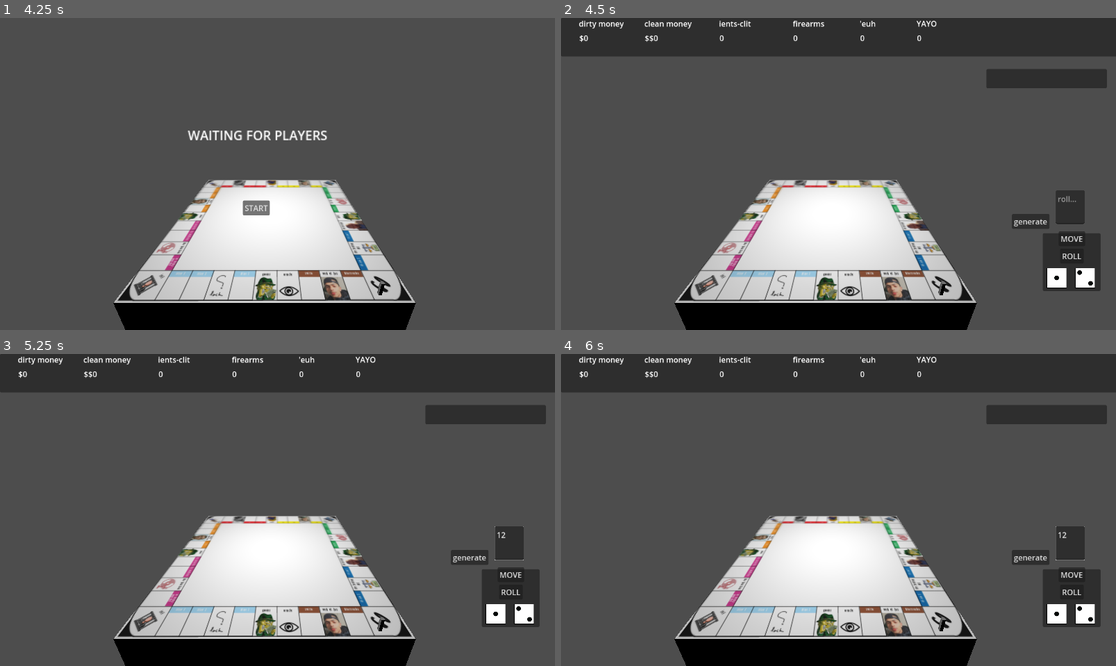
Above: before the commit, frames 1-4 (two rows, left to right).
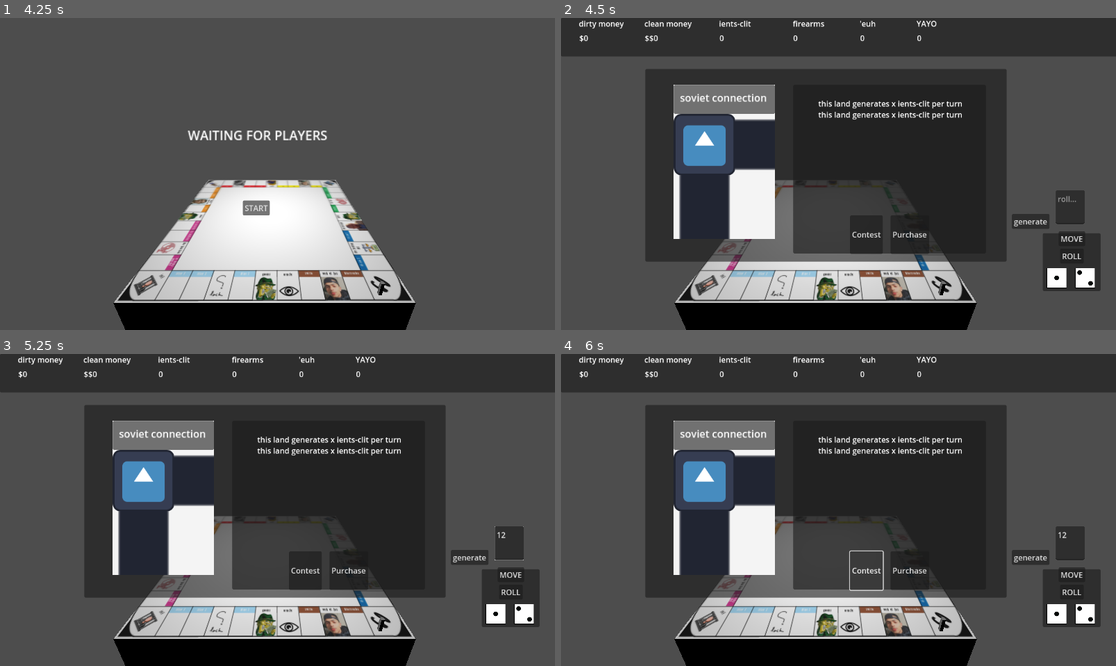
Above: after the commit, the same moments.

Repository: Khalil-Khe1/multiplayer_godot4
Game: Godot game, scene res://scenes/game.tscn
Two runs of this game, one before a commit and one after it. Both use one fixed random seed, a clock stepped at 60 frames per second and the inputs below. The engine's default icon, where the game draws it, is replaced by a stand-in: a white triangle on a blue panel in a dark square.
Inputs (mouse positions are in pixels of both pictures, inside the frame that each line leads up to):
- Up to frame 1 (4.25 s): click (61, 74) at 0.52 s; type "Alex" at 0.6 s; click "ttt" at 1.25 s; click "ttt" at 2 s; click "ttt" at 2.75 s; click "HOST" at 3.5 s
- Up to frame 2 (4.5 s): click "START" at 4.25 s
- Up to frame 3 (5.25 s): click (510, 544) at 5.02 s; type "12" at 5.1 s
- Up to frame 4 (6 s): click (866, 569) at 5.75 s, where only the run after the commit has a clickable "Contest"

Frame 1 is identical in both runs. In frame 2, 39% of the frame differs, in the area x 15-99%, y 16-79%; in frame 3, 39%; in frame 4, 39%.

Commit message:
base land ui panel

Diff:
--- a/pnl_sim/scenes/game.tscn
+++ b/pnl_sim/scenes/game.tscn
@@ -1,13 +1,17 @@
-[gd_scene load_steps=8 format=3 uid="uid://diq1m6b8dbkts"]
+[gd_scene load_steps=10 format=3 uid="uid://diq1m6b8dbkts"]
 
 [ext_resource type="Texture2D" uid="uid://lbo5ywx06662" path="res://pnlsim_board.png" id="1_77oa0"]
 [ext_resource type="Script" path="res://scripts/server.gd" id="1_gicwe"]
 [ext_resource type="Texture2D" uid="uid://cw0jjtykb227" path="res://resources/dice/d1.png" id="2_5lb6x"]
 [ext_resource type="Texture2D" uid="uid://pct0rtk2wkjx" path="res://resources/dice/d2.png" id="3_kajnb"]
 [ext_resource type="Script" path="res://scripts/game_controller.gd" id="4_8r5b8"]
+[ext_resource type="Texture2D" uid="uid://vekqk0tmouwd" path="res://icon.svg" id="4_fbyrt"]
 
 [sub_resource type="Theme" id="Theme_xa2on"]
 default_font_size = 35
+
+[sub_resource type="StyleBoxFlat" id="StyleBoxFlat_t6vdv"]
+bg_color = Color(0.955963, 0.955963, 0.955963, 1)
 
 [sub_resource type="StandardMaterial3D" id="StandardMaterial3D_jj1ib"]
 albedo_texture = ExtResource("1_77oa0")
@@ -338,6 +342,7 @@
 text = "generate"
 
 [node name="leaderboard" type="Panel" parent="control/game_ui"]
+visible = false
 layout_mode = 0
 offset_left = 883.0
 offset_top = 106.0
@@ -375,6 +380,80 @@
 offset_right = 1117.0
 offset_bottom = 160.0
 text = "END TURN"
+
+[node name="land_panel" type="Panel" parent="control/game_ui"]
+layout_mode = 0
+offset_left = 175.0
+offset_top = 106.0
+offset_right = 925.0
+offset_bottom = 506.0
+
+[node name="square" type="Panel" parent="control/game_ui/land_panel"]
+layout_mode = 0
+offset_left = 59.0
+offset_top = 33.0
+offset_right = 269.0
+offset_bottom = 353.0
+theme_override_styles/panel = SubResource("StyleBoxFlat_t6vdv")
+
+[node name="color" type="Panel" parent="control/game_ui/land_panel/square"]
+layout_mode = 0
+offset_right = 210.0
+offset_bottom = 60.0
+
+[node name="land_title" type="RichTextLabel" parent="control/game_ui/land_panel/square"]
+layout_mode = 0
+offset_left = 13.0
+offset_top = 11.0
+offset_right = 153.0
+offset_bottom = 51.0
+scale = Vector2(1.324, 1.324)
+text = "soviet connection"
+
+[node name="Sprite2D" type="Sprite2D" parent="control/game_ui/land_panel"]
+position = Vector2(164, 223)
+texture = ExtResource("4_fbyrt")
+region_enabled = true
+region_rect = Rect2(0, 0, 210, 260)
+
+[node name="misc" type="Panel" parent="control/game_ui/land_panel"]
+layout_mode = 0
+offset_left = 307.0
+offset_top = 33.0
+offset_right = 707.0
+offset_bottom = 383.0
+
+[node name="description" type="RichTextLabel" parent="control/game_ui/land_panel/misc"]
+layout_mode = 0
+offset_left = 52.0
+offset_top = 27.0
+offset_right = 352.0
+offset_bottom = 147.0
+text = "this land generates x ients-clit per turn
+this land generates x ients-clit per turn"
+
+[node name="VideoStreamPlayer" type="VideoStreamPlayer" parent="control/game_ui/land_panel/misc"]
+visible = false
+layout_mode = 0
+offset_left = -1.0
+offset_right = 399.0
+offset_bottom = 280.0
+
+[node name="HBoxContainer" type="HBoxContainer" parent="control/game_ui/land_panel/misc"]
+layout_mode = 0
+offset_top = 271.0
+offset_right = 400.0
+offset_bottom = 351.0
+theme_override_constants/separation = 16
+alignment = 1
+
+[node name="Button" type="Button" parent="control/game_ui/land_panel/misc/HBoxContainer"]
+layout_mode = 2
+text = "Contest"
+
+[node name="Button2" type="Button" parent="control/game_ui/land_panel/misc/HBoxContainer"]
+layout_mode = 2
+text = "Purchase"
 
 [node name="gamescene" type="Node3D" parent="."]
 script = ExtResource("4_8r5b8")
